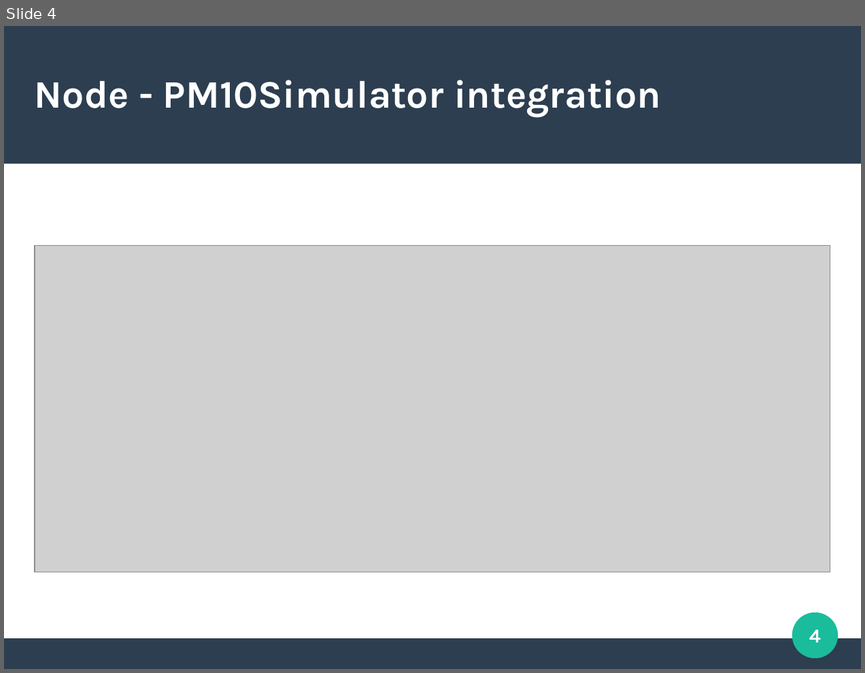
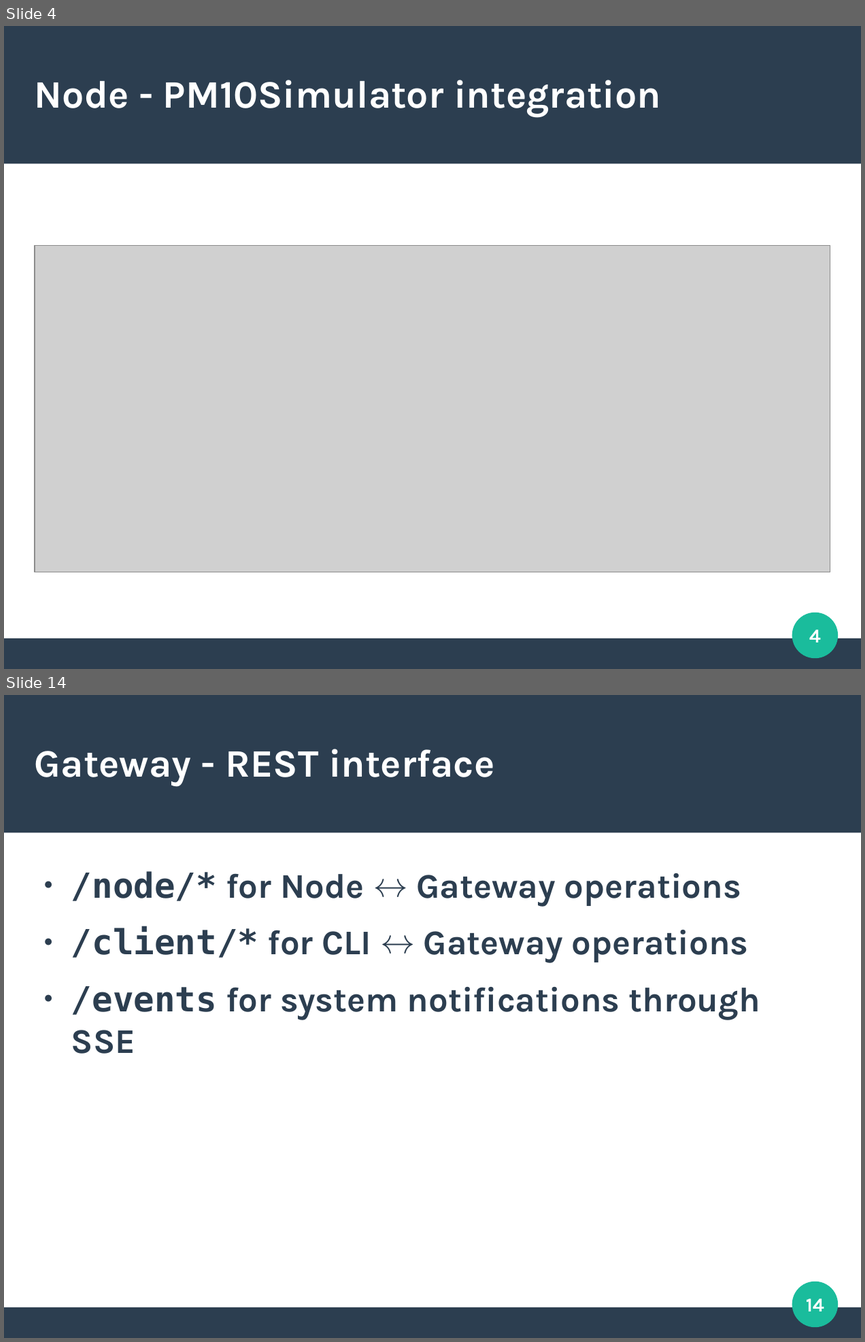
Before and after one commit to slinkydeveloper/sdp-project, a slide deck: slides.odp. Shown one above the other, each under a label of ours: slide 4 before the commit, slides 4 and 14 after it; the slides between them are not shown. The pictures are 865x673 and 865x1342 pixels, drawn with LibreOffice and Linux fonts; fonts in the diff are those of the drawing; grey boxes stand for pictures. Boxes give left, top, right and bottom in pixels: in the first picture for what was removed or moved away, otherwise in the second. Text is boxed around its words. In the diff, an @@ line names an element or a change of style, - is before the commit and + after.

```diff
--- a/slides.odp
+++ b/slides.odp
@@ slide 14 added at (4, 695, 861, 1338), background #FFFFFF; not listed: 3 template elements that a slide beside it also shows @@
@@ title added at (35, 749, 494, 786), 36 pt, text #FFFFFF, bold @@
+Gateway - REST interface
@@ text added at (71, 871, 759, 1053), 32 pt, text #2C3E50, bold @@
+● /node/* for Node ↔ Gateway operations
+● /client/* for CLI ↔ Gateway operations
+● /events for system notifications through SSE
@@ page number added at (806, 1298, 824, 1311), 18 pt, text #FFFFFF, bold @@
+14
```
Also in this commit, not shown: 1 slide changed, 9 other slides added, 1 slide removed, 13 other files.
